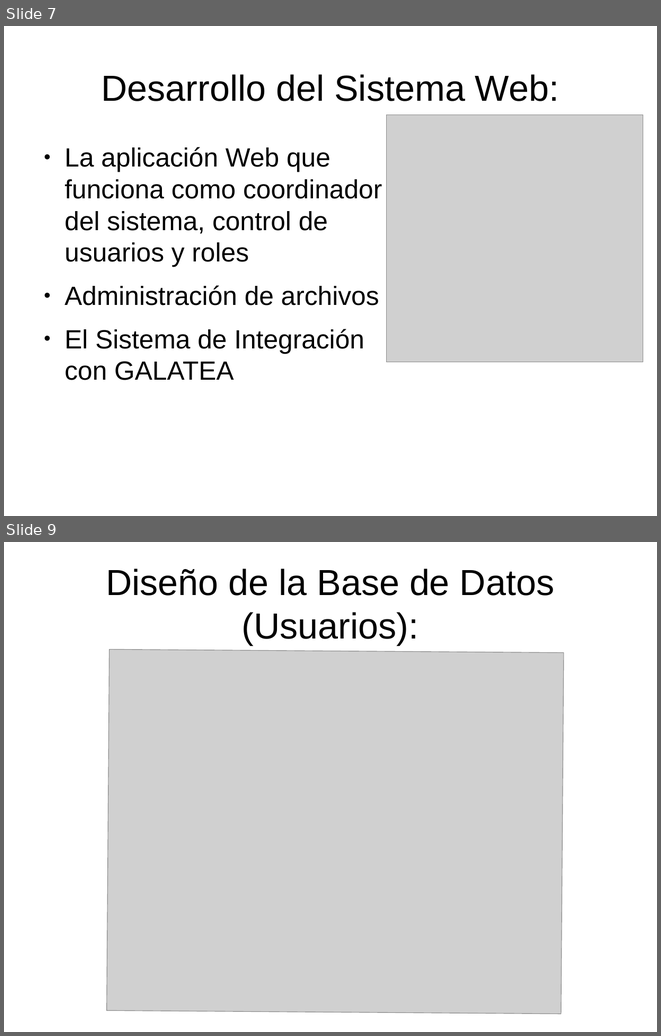
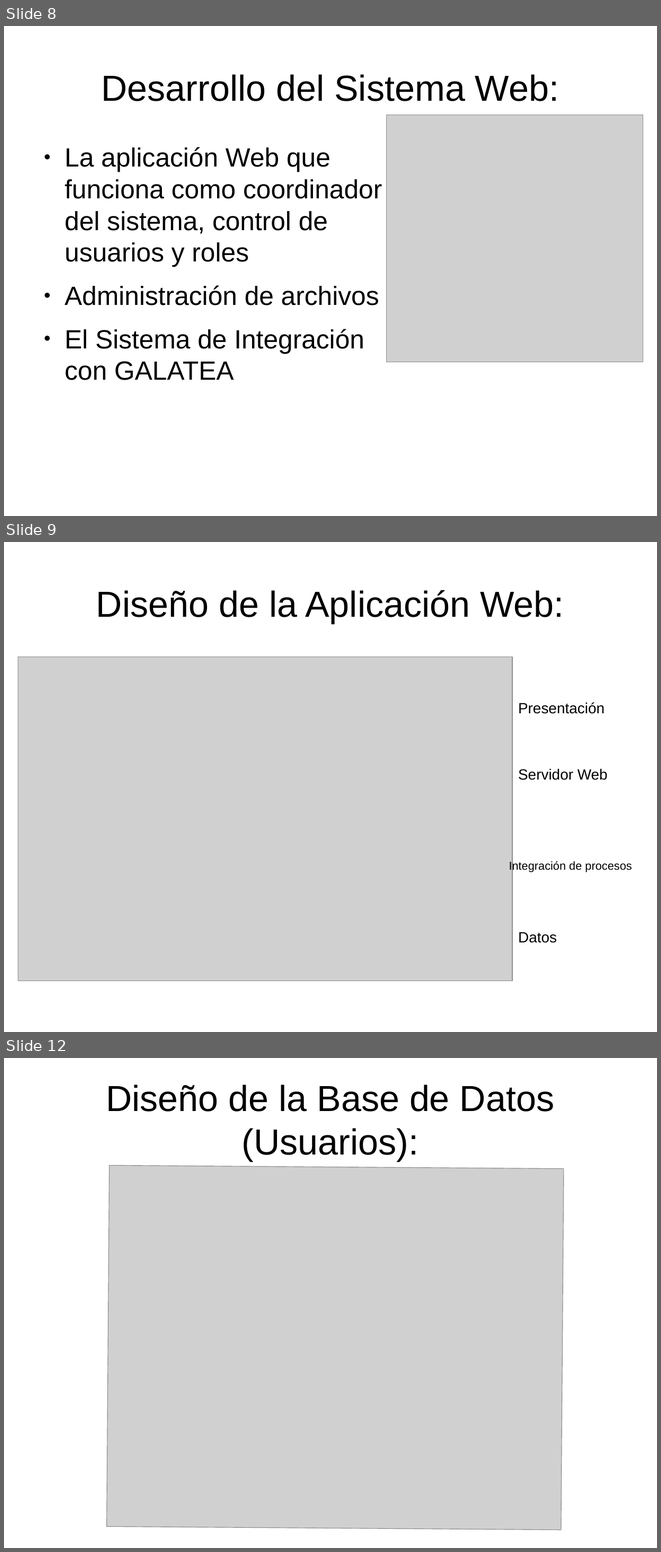
Before and after one commit to velasquezerik/tesis-doc, a slide deck: Presentacion/Presentacion Tesis.odp. Shown one above the other, each under a label of ours: slides 7 and 9 before the commit, slides 8, 9 and 12 after it; the slides between them are not shown. The pictures are 661x1036 and 661x1552 pixels, drawn with LibreOffice and Linux fonts; fonts in the diff are those of the drawing; grey boxes stand for pictures. Boxes give left, top, right and bottom in pixels: in the first picture for what was removed or moved away, otherwise in the second. Text is boxed around its words. In the diff, an @@ line names an element or a change of style, - is before the commit and + after.

```diff
--- a/Presentacion/Presentacion Tesis.odp
+++ b/Presentacion/Presentacion Tesis.odp
@@ slide 9 added at (4, 542, 657, 1032), background #FFFFFF @@
@@ title added at (96, 590, 564, 623), 44 pt, text #000000 @@
+Diseño de la Aplicación Web:
@@ picture added at (18, 656, 513, 980) @@
@@ text added at (518, 702, 604, 714), 18 pt, text #000000 @@
+Presentación
@@ text added at (518, 768, 608, 780), 18 pt, text #000000 @@
+Servidor Web
@@ text added at (509, 861, 632, 872), 14 pt, text #000000 @@
+Integración de procesos
@@ text added at (518, 932, 557, 943), 18 pt, text #000000 @@
+Datos
@@ what was slide 7 is now slide 8 @@
@@ what was slide 9 is now slide 12 @@
```
Also in this commit, not shown: 1 slide changed, 3 other slides added, 1 other file.
